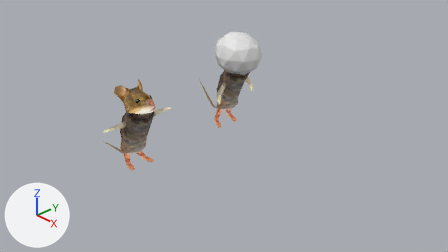
The Blender file blender/mouse.blend, before and after one commit.
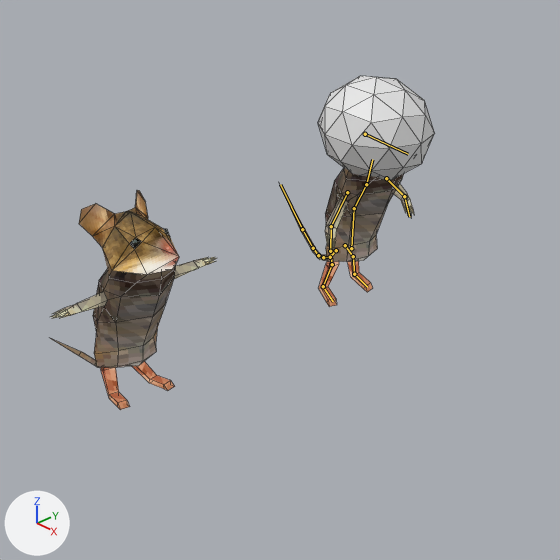
Old and new are each drawn from the file's camera 'Camera' and again close up on the part from 18% to 70% of the width and 0% to 93% of the height. Every picture has the same lights, and +X, +Y and +Z are marked at lower left. Both versions are drawn at frame 20 of the action 'Walk'; the numbers are the values there. The bones that bend it are drawn over the model as lines in the close-ups. The close-ups show mesh edges as thin lines.
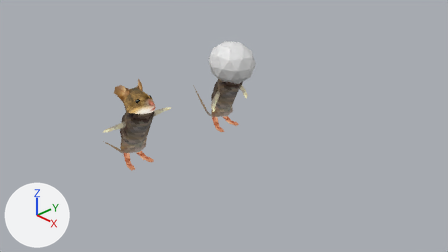
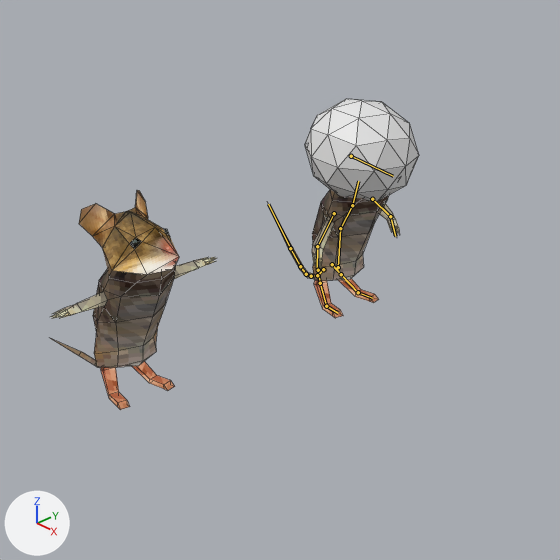
The edits, one by one:
Bone 'Bone' (bone_bone) moves from (0.255, 0.433, 0.0) to (0.0, 0.0, 0.0).
Bone 'Bone.013' (bone_bone_013) turns from (-2, 3, -8) to (0, 0, 0) degrees about its own x, y and z.
Bone 'Bone.014' (bone_bone_014) turns from (-18, 8, -47) to (0, 0, 0) degrees about its own x, y and z.
Bone 'Bone.015' (bone_bone_015) turns from (7, -5, 27) to (0, 0, 0) degrees about its own x, y and z.
Bone 'Bone.008' (bone_bone_008) turns from (-2, -3, -7) to (0, 0, 0) degrees about its own x, y and z.
Bone 'Bone.009' (bone_bone_009) turns from (-7, -19, -45) to (0, 0, 0) degrees about its own x, y and z.
Bone 'Bone.010' (bone_bone_010) turns from (9, 1, 28) to (0, 0, 0) degrees about its own x, y and z.

Location of each change, (x1, y1, x2, y2) in pixels of the close-ups (560 x 560 px):
'Icosphere', posed: before (318, 76, 435, 180); after (305, 99, 419, 202)
'Cube.004', posed (7% shorter): before (281, 168, 414, 307); after (268, 189, 400, 318)
bone 'Bone', root to tip: before (351, 248) to (354, 208); after (338, 267) to (340, 228)
bone 'Bone.013', root to tip: before (345, 245) to (353, 256); after (332, 264) to (341, 274)
bone 'Bone.014', root to tip: before (353, 256) to (354, 274); after (341, 274) to (358, 292)
bone 'Bone.015', root to tip: before (354, 274) to (367, 287); after (358, 292) to (372, 298)
bone 'Bone.008', root to tip: before (330, 251) to (332, 264); after (318, 270) to (320, 283)
bone 'Bone.009', root to tip: before (332, 264) to (323, 286); after (320, 283) to (326, 306)
bone 'Bone.010', root to tip: before (323, 286) to (333, 301); after (326, 306) to (338, 313)
